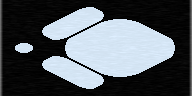
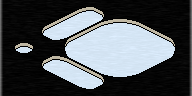
Two versions of the same layered image (192×96). Layer-by-layer changes:
added layer "Lines copy #2" above "Lines copy #1" over [15, 10, 175, 82]
painted on "Lines copy #1" over [64, 44, 176, 45]
added layer "Slope" above "BG" over [15, 7, 175, 82]
painted on "BG" over [65, 44, 175, 45]
